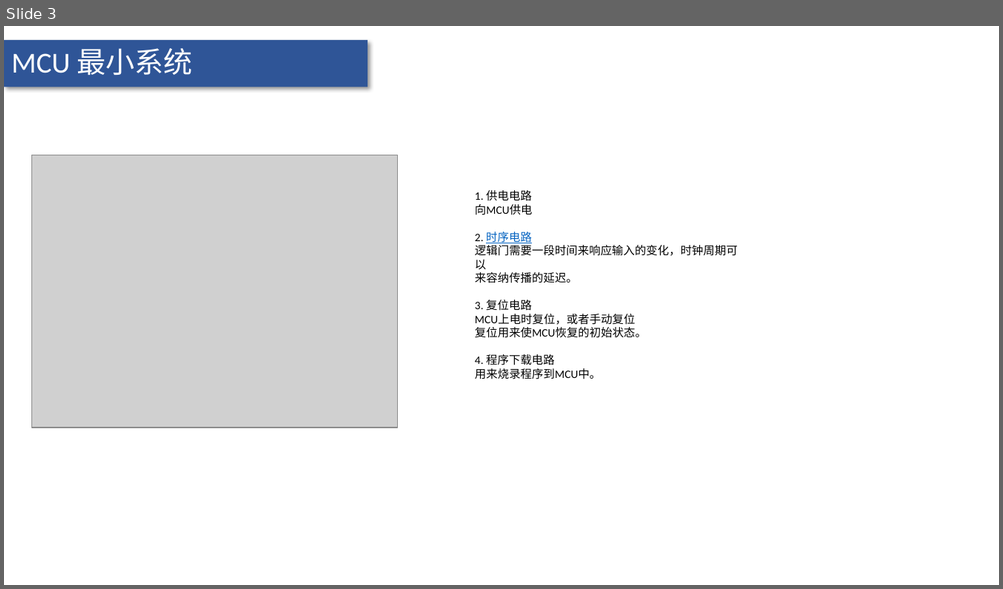
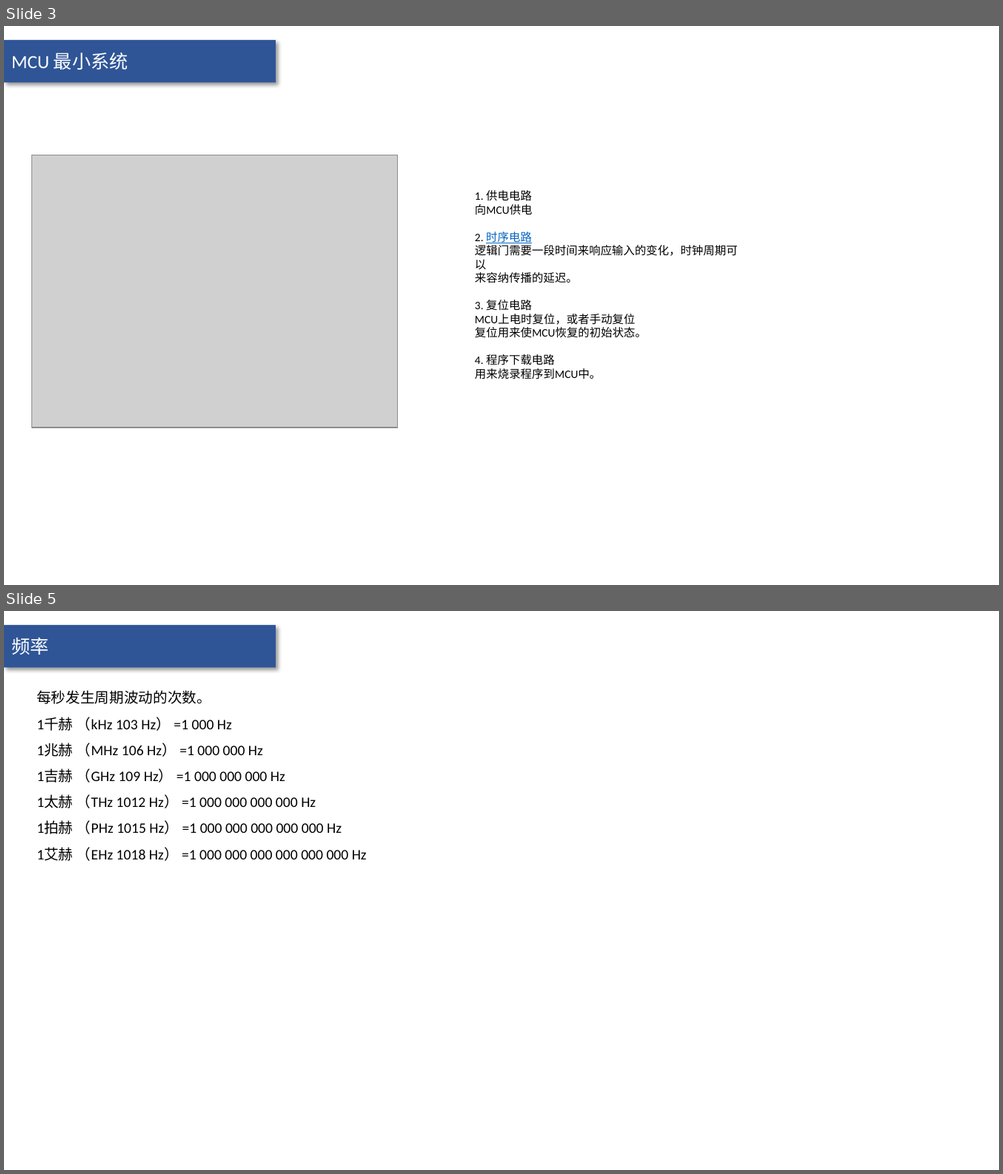
Before and after one commit to FL-LearningGroup/LucasNote, a slide deck: compute/embedded-system/MCU.pptx. Shown one above the other, each under a label of ours: slide 3 before the commit, slides 3 and 5 after it; the slides between them are not shown. The pictures are 1003x589 and 1003x1174 pixels, drawn with LibreOffice and Linux fonts; fonts in the diff are those of the drawing; grey boxes stand for pictures. Boxes give left, top, right and bottom in pixels: in the first picture for what was removed or moved away, otherwise in the second. Text is boxed around its words. In the diff, an @@ line names an element or a change of style, - is before the commit and + after.

```diff
--- a/compute/embedded-system/MCU.pptx
+++ b/compute/embedded-system/MCU.pptx
@@ slide 5 added at [4, 611, 999, 1170], background #FFFFFF; not listed: 1 template element that a slide beside it also shows @@
@@ text added at [11, 637, 48, 655], 18 pt, text #FFFFFF @@
+频率
@@ text added at [37, 690, 367, 861], 14 pt, text #000000 @@
+每秒发生周期波动的次数。
+1千赫 （kHz 103 Hz） =1 000 Hz
+1兆赫 （MHz 106 Hz） =1 000 000 Hz
+1吉赫 （GHz 109 Hz） =1 000 000 000 Hz
+1太赫 （THz 1012 Hz） =1 000 000 000 000 Hz
+1拍赫 （PHz 1015 Hz） =1 000 000 000 000 000 Hz
+1艾赫 （EHz 1018 Hz） =1 000 000 000 000 000 000 Hz
@@ slide 3 changed as well @@
@@ text "MCU 最小系统" at [11, 53, 128, 70]: size 28 to 18 pt; vertical alignment top to middle @@
@@ rectangle: place and size @@
-rectangle at [4, 40, 367, 87]
+rectangle at [4, 40, 276, 83]
```
Also in this commit, not shown: 2 other slides changed, 9 other slides added, 22 other files.
